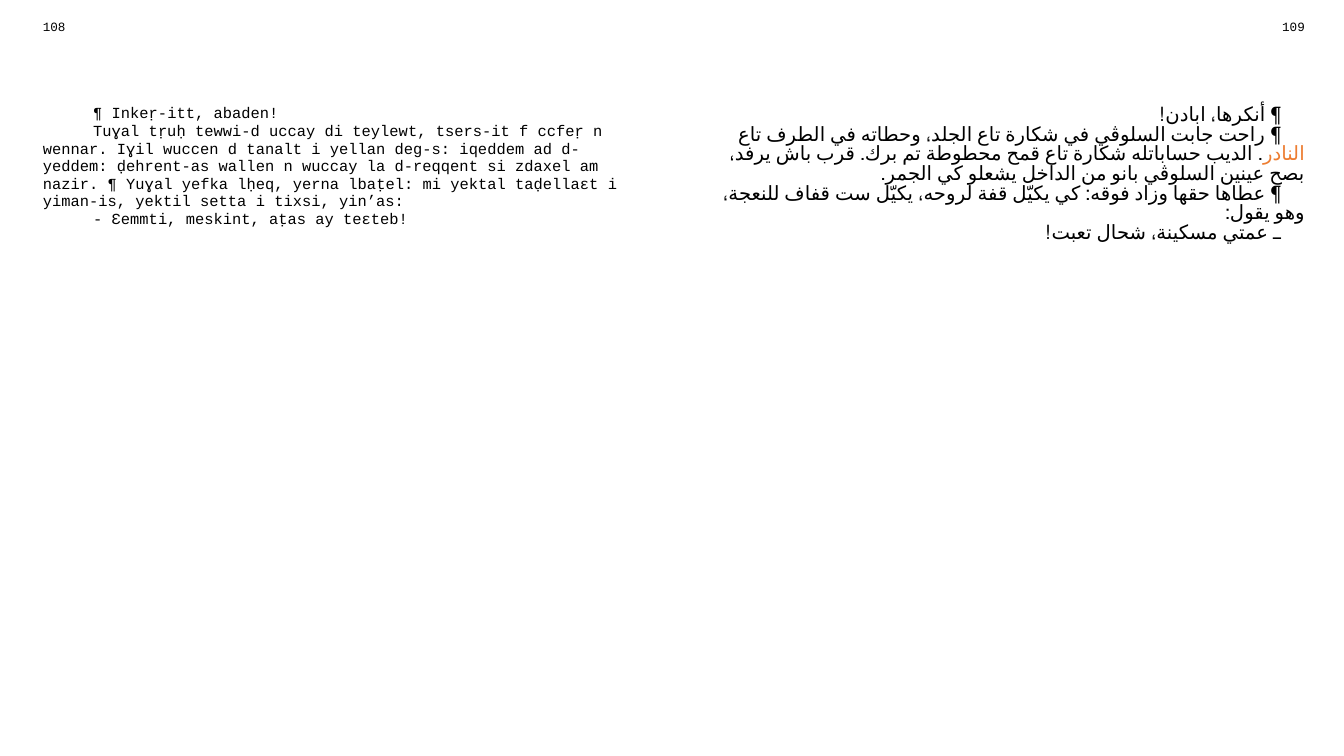
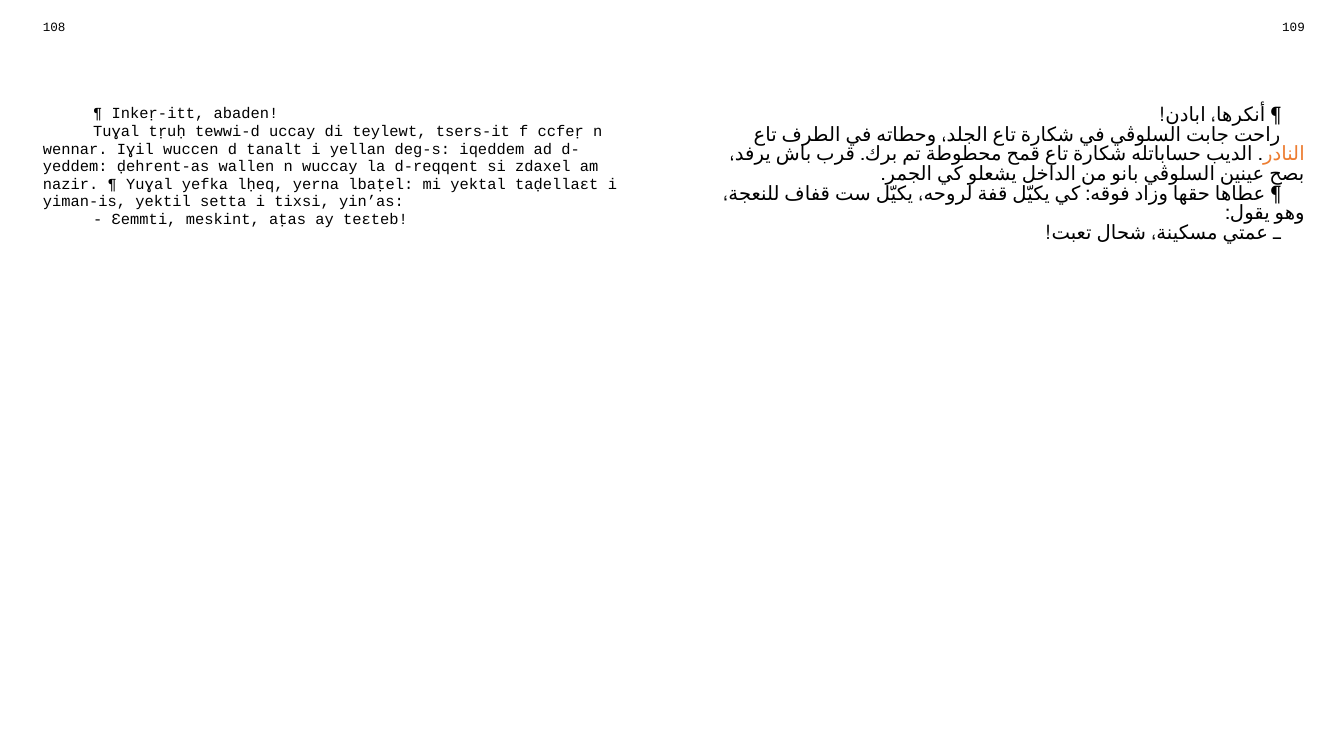
Before and after one commit to sferhah/tamacahut_n_wuccen, a slide deck: slide 50 of Uccen.ConsoleApp/uccen.arq.pptx. Drawn at 1344x756 pixels with LibreOffice and Linux fonts; fonts in the diff are those of the drawing. Boxes give left, top, right and bottom in pixels: in the first picture for what was removed or moved away, otherwise in the second. Text is boxed around its words. In the diff, an @@ line names an element or a change of style, - is before the commit and + after.

```diff
--- a/Uccen.ConsoleApp/uccen.arq.pptx
+++ b/Uccen.ConsoleApp/uccen.arq.pptx
@@ table at (32,16,1315,729) @@
-row 3, column 3: ¶ أنكرها، ابادن! / ¶ راحت جابت السلوڨي في شكارة تاع الجلد، وحطاته في الطرف تاع النادر. الديب حساباتله شكارة تاع قمح محطوطة تم برك. قرب باش يرفد، بصح عينين السلوڨي بانو من الداخل يشعلو كي الجمر. / ¶ عطاها حقها وزاد فوقه: كي يكيّل قفة لروحه، يكيّل ست قفاف للنعجة، وهو يقول: / ـ عمتي مسكينة، شحال تعبت!
+row 3, column 3: ¶ أنكرها، ابادن! / راحت جابت السلوڨي في شكارة تاع الجلد، وحطاته في الطرف تاع النادر. الديب حساباتله شكارة تاع قمح محطوطة تم برك. قرب باش يرفد، بصح عينين السلوڨي بانو من الداخل يشعلو كي الجمر. / ¶ عطاها حقها وزاد فوقه: كي يكيّل قفة لروحه، يكيّل ست قفاف للنعجة، وهو يقول: / ـ عمتي مسكينة، شحال تعبت!
```
Also in this commit, not shown: 2 other slides changed, 1 other file.
